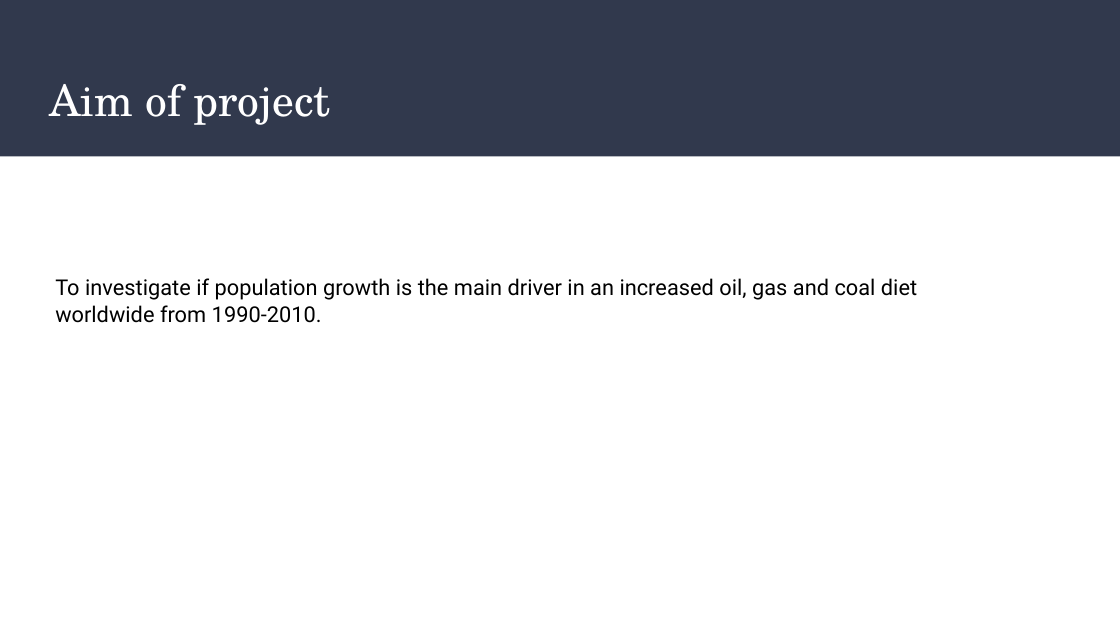
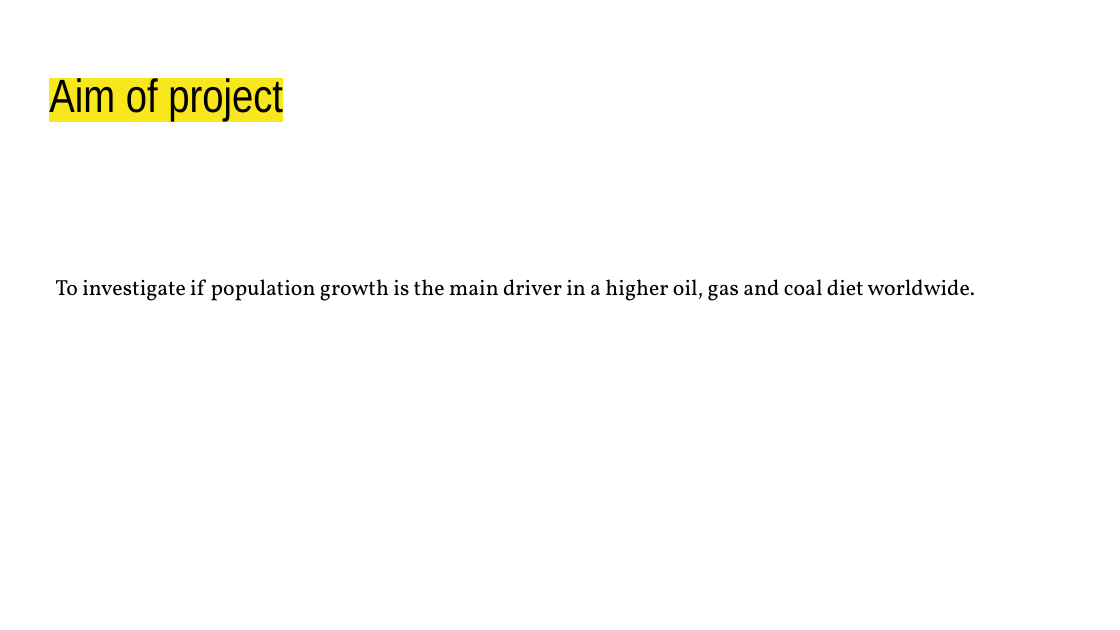
Before and after one commit to Nai-coder/DE1-Term2, a slide deck: slide 3 of Term2/Presentation/Trends in electricity production vs. Economic growth.pptx. Drawn at 1120x630 pixels with LibreOffice and Linux fonts; fonts in the diff are those of the drawing. Boxes give left, top, right and bottom in pixels: in the first picture for what was removed or moved away, otherwise in the second. Text is boxed around its words. In the diff, an @@ line names an element or a change of style, - is before the commit and + after.

```diff
--- a/Term2/Presentation/Trends in electricity production vs. Economic growth.pptx
+++ b/Term2/Presentation/Trends in electricity production vs. Economic growth.pptx
@@ rectangle removed at (0,0,1120,157) @@
@@ title "Aim of project": place and size @@
-title "Aim of project" at (49,84,331,125)
+title "Aim of project" at (49,74,283,121)
@@ title "Aim of project" at (49,74,283,121): size 28 to 30 pt, font TeX Gyre Schola to Arial Narrow, text colour #FFFFFF to #000000, highlight none to #F8E71C @@
@@ text at (55,279,975,301): text changed; font Roboto to Vollkorn @@
-To investigate if population growth is the main driver in an increased oil, gas and coal diet worldwide from 1990-2010.
+To investigate if population growth is the main driver in a higher oil, gas and coal diet worldwide.
```
Also in this commit, not shown: 10 other slides changed, 1 other file.
